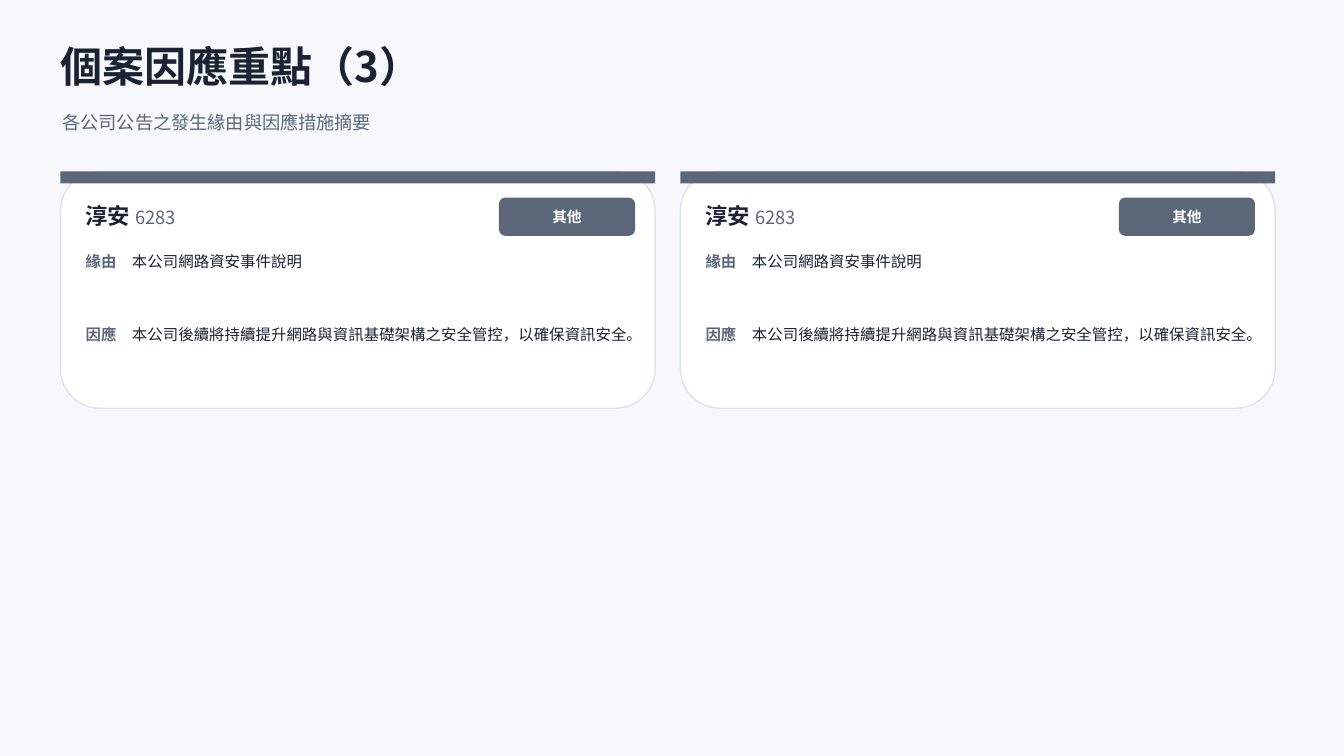
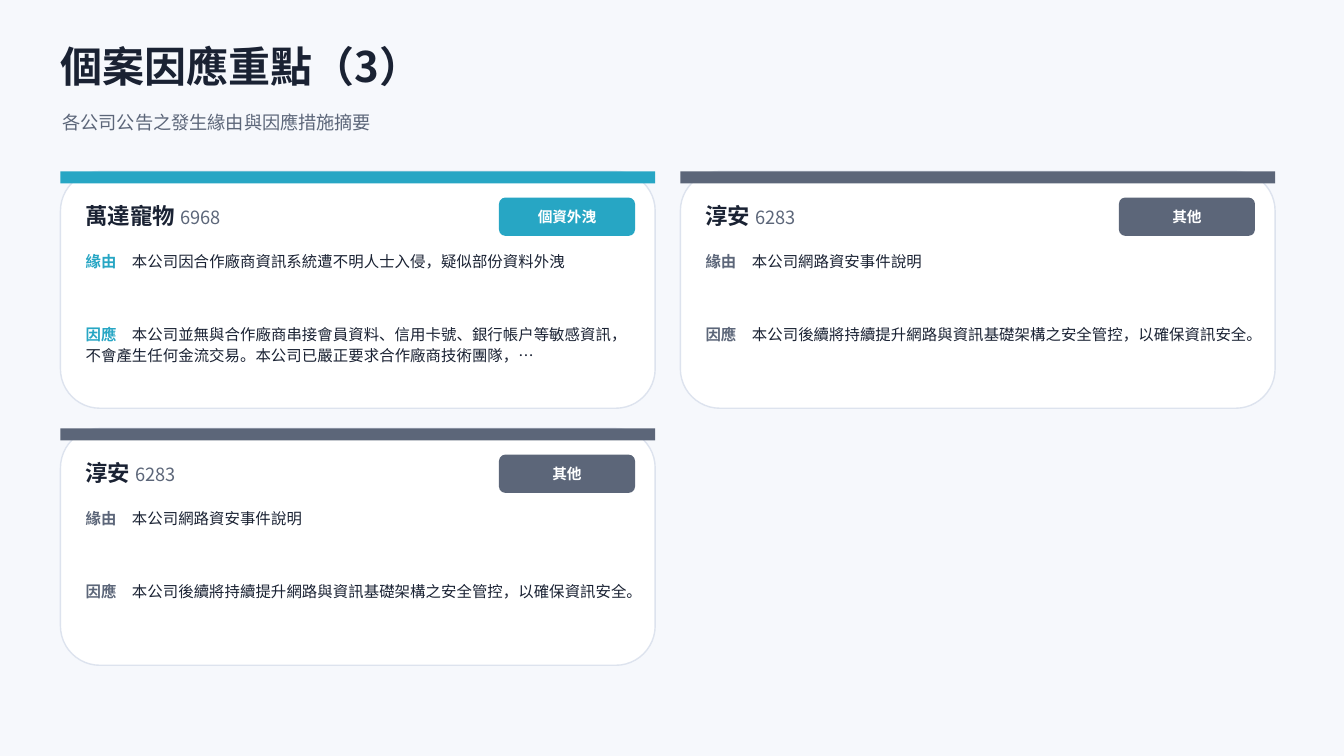
Before and after one commit to Johnnylin77/mops-isec-monitor, a slide deck: slide 8 of 資安事件因應分析.pptx. Drawn at 1344x756 pixels with LibreOffice and Linux fonts; fonts in the diff are those of the drawing. Boxes give left, top, right and bottom in pixels: in the first picture for what was removed or moved away, otherwise in the second. Text is boxed around its words. In the diff, an @@ line names an element or a change of style, - is before the commit and + after.

```diff
--- a/資安事件因應分析.pptx
+++ b/資安事件因應分析.pptx
@@ rectangle at [60,171,655,184]: fill #5C6679 to #27A6C4 @@
@@ text at [86,202,220,230]: text changed; size 13 to 16 pt; text colour #5C6679 to #1A2233; bold on @@
-淳安 6283
+萬達寵物 6968
@@ rounded rectangle at [499,198,635,236]: fill #5C6679 to #27A6C4 @@
@@ text at [538,209,596,223]: text changed @@
-其他
+個資外洩
@@ text at [86,254,565,269]: text changed @@
-緣由 本公司網路資安事件說明
+緣由 本公司因合作廠商資訊系統遭不明人士入侵，疑似部份資料外洩
@@ text at [86,325,626,363]: text changed @@
-因應 本公司後續將持續提升網路與資訊基礎架構之安全管控，以確保資訊安全。
+因應 本公司並無與合作廠商串接會員資料、信用卡號、銀行帳戶等敏感資訊，不會產生任何金流交易。本公司已嚴正要求合作廠商技術團隊，…
@@ rounded rectangle added at [60,429,655,665], fill #FFFFFF, outline #DDE3EE 1 pt @@
@@ rectangle added at [60,429,655,441], fill #5C6679 @@
@@ text added at [86,462,175,483], 13 pt, text #5C6679 @@
+淳安 6283
@@ rounded rectangle added at [499,455,635,493], fill #5C6679 @@
@@ text added at [552,466,581,480], 10.5 pt, text #FFFFFF, bold @@
+其他
@@ text added at [86,511,302,526], 11 pt, text #1A2233 @@
+緣由 本公司網路資安事件說明
@@ text added at [86,582,642,602], 11 pt, text #1A2233 @@
+因應 本公司後續將持續提升網路與資訊基礎架構之安全管控，以確保資訊安全。
```
Also in this commit, not shown: 6 other slides changed, 2 other files.
